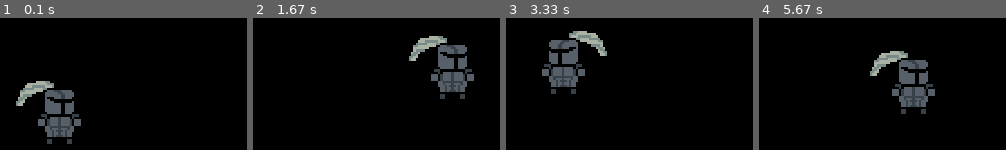
Above: before the commit, frames 1-4 (left to right).
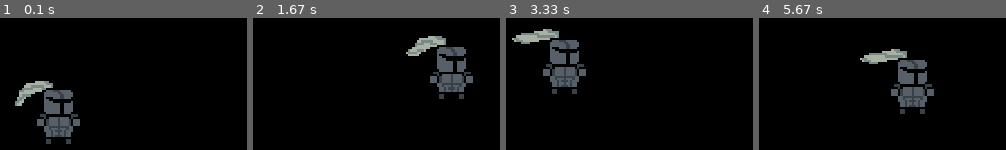
Above: after the commit, the same moments.

Repository: OtavioDayrots/Dark_Souls4
Game: pygame game, started from Trabalho PyGame/Projeto Dark Souls do gpt/teste do GPT.py
Same seed, same stepped clock (60 frames per second), same inputs: the game is played once before the commit and once after it.
Inputs:
- Up to frame 1 (0.1 s): no input
- Up to frame 2 (1.67 s): hold Right 0.33-0.8 s; hold Up 0.83-1.13 s; hold Right 1.17-1.63 s
- Up to frame 3 (3.33 s): hold Left 1.67-2.2 s; hold Down 2.23-2.53 s; hold Left 2.57-2.97 s; hold Up from 3 s (still down)
- Up to frame 4 (5.67 s): release Up at 3.37 s; hold Right 3.4-4.03 s; hold Down 4.07-4.43 s; hold Left 4.47-4.93 s; hold Right 4.97-5.43 s; hold Up from 5.47 s (still down)

The runs differ from the first frame. In frame 1, 1.1% of the frame differs, in the area x 6-33%, y 47-96%; in frame 2, 2.8%; in frame 3, 4.1%, in the area x 2-41%, y 8-58%; in frame 4, 2.1%.

Commit message:
Luiz(edição)

Diff:
--- a/Trabalho PyGame/Projeto Dark Souls do gpt/teste do GPT.py
+++ b/Trabalho PyGame/Projeto Dark Souls do gpt/teste do GPT.py
@@ -5,28 +5,26 @@
 pygame.init()
 
 # Configurações da tela
-screen_width = 800  # Largura da tela
-screen_height = 600  # Altura da tela
-screen = pygame.display.set_mode((screen_width, screen_height))  # Cria a tela
-pygame.display.set_caption("Animação de Movimento")  # Título da janela
+screen_width = 800
+screen_height = 600
+screen = pygame.display.set_mode((screen_width, screen_height))
+pygame.display.set_caption("Animação de Movimento")
 
 # Cores
-BLACK = (0, 0, 0)  # Define a cor preta
+BLACK = (0, 0, 0)
 
 # Fator de escala para o personagem
-scale_factor = 1.75  # Ajuste para aumentar ou diminuir o tamanho do personagem
+scale_factor = 1.75
 
 # Configurações do personagem
 class Player:
     def __init__(self):
-
         # Carrega e escala as imagens de idle para a esquerda
         self.images_idle_left = [pygame.transform.scale(pygame.image.load("Trabalho PyGame/Projeto Dark Souls do gpt/spr_hero_leftidle0.png"), (int(64 * scale_factor), int(64 * scale_factor))),
                                   pygame.transform.scale(pygame.image.load("Trabalho PyGame/Projeto Dark Souls do gpt/spr_hero_leftidle1.png"), (int(64 * scale_factor), int(64 * scale_factor)))]
 
-        # Carrega e escala as imagens de idle para a direita
-        self.images_idle_right = [pygame.transform.scale(pygame.image.load("Trabalho PyGame/Projeto Dark Souls do gpt/spr_hero_rightidle0.png"), (int(64 * scale_factor), int(64 * scale_factor))),
-                                   pygame.transform.scale(pygame.image.load("Trabalho PyGame/Projeto Dark Souls do gpt/spr_hero_rightidle1.png"), (int(64 * scale_factor), int(64 * scale_factor)))]
+        # Carrega e escala as imagens de idle para a direita (espelhadas)
+        self.images_idle_right = [pygame.transform.flip(img, True, False) for img in self.images_idle_left]
 
         # Carrega e escala as imagens de corrida para a esquerda
         self.images_run_left = [pygame.transform.scale(pygame.image.load("Trabalho PyGame/Projeto Dark Souls do gpt/spr_hero_leftrun0.png"), (int(64 * scale_factor), int(64 * scale_factor))),
@@ -34,106 +32,105 @@
                                 pygame.transform.scale(pygame.image.load("Trabalho PyGame/Projeto Dark Souls do gpt/spr_hero_leftrun2.png"), (int(64 * scale_factor), int(64 * scale_factor))),
                                 pygame.transform.scale(pygame.image.load("Trabalho PyGame/Projeto Dark Souls do gpt/spr_hero_leftrun3.png"), (int(64 * scale_factor), int(64 * scale_factor)))]
 
-        # Carrega e escala as imagens de corrida para a direita
-        self.images_run_right = [pygame.transform.scale(pygame.image.load("Trabalho PyGame/Projeto Dark Souls do gpt/spr_hero_rightrun0.png"), (int(64 * scale_factor), int(64 * scale_factor))),
-                                 pygame.transform.scale(pygame.image.load("Trabalho PyGame/Projeto Dark Souls do gpt/spr_hero_rightrun1.png"), (int(64 * scale_factor), int(64 * scale_factor))),
-                                 pygame.transform.scale(pygame.image.load("Trabalho PyGame/Projeto Dark Souls do gpt/spr_hero_rightrun2.png"), (int(64 * scale_factor), int(64 * scale_factor))),
-                                 pygame.transform.scale(pygame.image.load("Trabalho PyGame/Projeto Dark Souls do gpt/spr_hero_rightrun3.png"), (int(64 * scale_factor), int(64 * scale_factor)))]
 
-        self.images_idle_top = [pygame.transform.scale(pygame.image.load("Trabalho PyGame/Projeto Dark Souls do gpt/spr_hero_leftidle0.png"), (int(64 * scale_factor), int(64 * scale_factor))),
-                                  pygame.transform.scale(pygame.image.load("Trabalho PyGame/Projeto Dark Souls do gpt/spr_hero_leftidle1.png"), (int(64 * scale_factor), int(64 * scale_factor)))]
+        # Carrega e escala as imagens de corrida para a direita (espelhadas)
+        self.images_run_right = [pygame.transform.flip(img, True, False) for img in self.images_run_left]
+
+        self.images_run_up =[pygame.transform.scale(pygame.image.load("Trabalho PyGame/Projeto Dark Souls do gpt/spr_hero_leftrun0.png"), (int(64 * scale_factor), int(64 * scale_factor))),
+                                pygame.transform.scale(pygame.image.load("Trabalho PyGame/Projeto Dark Souls do gpt/spr_hero_leftrun1.png"), (int(64 * scale_factor), int(64 * scale_factor))),
+                                pygame.transform.scale(pygame.image.load("Trabalho PyGame/Projeto Dark Souls do gpt/spr_hero_leftrun2.png"), (int(64 * scale_factor), int(64 * scale_factor))),
+                                pygame.transform.scale(pygame.image.load("Trabalho PyGame/Projeto Dark Souls do gpt/spr_hero_leftrun3.png"), (int(64 * scale_factor), int(64 * scale_factor)))]
+
+        # Carrega e escala as imagens de corrida para baixo (você pode usar imagens específicas se tiver)
+        self.images_run_down = [pygame.transform.scale(pygame.image.load("Trabalho PyGame/Projeto Dark Souls do gpt/spr_hero_leftidle0.png"), (int(64 * scale_factor), int(64 * scale_factor))),
+                                pygame.transform.scale(pygame.image.load("Trabalho PyGame/Projeto Dark Souls do gpt/spr_hero_leftidle1.png"), (int(64 * scale_factor), int(64 * scale_factor)))]
 
 
 
-        # Define a imagem inicial e a posição do personagem
+        # Inicializa a imagem e a posição do personagem
         self.image = self.images_idle_right[0]
-        self.rect = self.image.get_rect(center=(screen_width // 2, screen_height // 2))  # Centraliza o personagem
-        self.speed = 5  # Velocidade do personagem
-        self.direction = "right"  # Direção inicial
-        self.is_running = False  # Indica se o personagem está correndo
-        self.idle_frame = 0  # Contador de frames para animação de idle
-        self.run_frame = 0  # Contador de frames para animação de corrida
-        self.clock = pygame.time.Clock()  # Controle de FPS
-        self.frame_counter = 0  # Contador de frames para animações
-        self.run_frame_counter = 0  # Contador específico para animação de corrida
+        self.rect = self.image.get_rect(center=(screen_width // 2, screen_height // 2))
+        self.speed = 5
+        self.direction = "right"
+        self.is_running = False
+        self.idle_frame = 0
+        self.run_frame = 0
+        self.clock = pygame.time.Clock()
+        self.frame_counter = 0
+        self.run_frame_counter = 0
 
     def update(self):
-        keys = pygame.key.get_pressed()  # Captura as teclas pressionadas
-        self.is_running = False  # Reseta o estado de corrida
+        keys = pygame.key.get_pressed()
+        self.is_running = False
 
-        # Movimenta o personagem baseado nas teclas pressionadas
         if keys[pygame.K_LEFT]:
-            self.rect.x -= self.speed  # Move para a esquerda
-            self.direction = "left"  # Atualiza a direção
-            self.is_running = True  # Indica que está correndo
+            self.rect.x -= self.speed
+            self.direction = "left"
+            self.is_running = True
         elif keys[pygame.K_RIGHT]:
-            self.rect.x += self.speed  # Move para a direita
-            self.direction = "right"  # Atualiza a direção
-            self.is_running = True  # Indica que está correndo
+            self.rect.x += self.speed
+            self.direction = "right"
+            self.is_running = True
         if keys[pygame.K_UP]:
-            self.rect.y -= self.speed  # Move para cima
+            self.rect.y -= self.speed
+            self.direction = "up"
+            self.is_running = True
         if keys[pygame.K_DOWN]:
-            self.rect.y += self.speed  # Move para baixo
+            self.rect.y += self.speed
+            self.direction = "down"
+            self.is_running = True
 
-        # Atualiza a imagem com base no estado de corrida
         if self.is_running:
-            self.run_frame_counter += 1  # Incrementa o contador de frames de corrida
-            if self.run_frame_counter >= 5:  # Controla a velocidade da animação
+            self.run_frame_counter += 1
+            if self.run_frame_counter >= 5:
                 if self.direction == "left":
-                    self.image = self.images_run_left[self.run_frame % len(self.images_run_left)]  # Atualiza imagem de corrida para a esquerda
+                    self.image = self.images_run_left[self.run_frame % len(self.images_run_left)]
                 else:
-                    self.image = self.images_run_right[self.run_frame % len(self.images_run_right)]  # Atualiza imagem de corrida para a direita
-                self.run_frame += 1  # Avança para o próximo frame
-                self.run_frame_counter = 0  # Reseta o contador de frames de corrida
+                    self.image = self.images_run_right[self.run_frame % len(self.images_run_right)]
+                self.run_frame += 1
+                self.run_frame_counter = 0
         else:
-            self.run_frame_counter = 0  # Reseta o contador de corrida quando não está correndo
-            # Atualiza a imagem de idle com base na direção
+            self.run_frame_counter = 0
             if self.direction == "left":
                 self.image = self.images_idle_left[self.idle_frame % len(self.images_idle_left)]
-                self.frame_counter += 1  # Incrementa o contador de frames de idle
+                self.frame_counter += 1
                 if self.frame_counter >= 10:
-                    self.idle_frame += 1  # Avança para o próximo frame de idle
-                    self.frame_counter = 0  # Reseta o contador
+                    self.idle_frame += 1
+                    self.frame_counter = 0
             else:
                 self.image = self.images_idle_right[self.idle_frame % len(self.images_idle_right)]
-                self.frame_counter += 1  # Incrementa o contador de frames de idle
+                self.frame_counter += 1
                 if self.frame_counter >= 10:
-                    self.idle_frame += 1  # Avança para o próximo frame de idle
-                    self.frame_counter = 0  # Reseta o contador
+                    self.idle_frame += 1
+                    self.frame_counter = 0
 
-        # Reseta os frames quando chega no fim da animação
         if not self.is_running:
             if self.idle_frame >= len(self.images_idle_left):
-                self.idle_frame = 0  # Reseta o contador de idle
+                self.idle_frame = 0
         else:
             if self.run_frame >= len(self.images_run_left):
-                self.run_frame = 0  # Reseta o contador de corrida
+                self.run_frame = 0
 
     def draw(self, surface):
-        surface.blit(self.image, self.rect)  # Desenha o personagem na tela
+        surface.blit(self.image, self.rect)
 
 # Loop principal do jogo
 def main():
-    player = Player()  # Cria uma instância do jogador
+    player = Player()
 
-    while True:  # Loop principal do jogo
-        for event in pygame.event.get():  # Processa eventos
+    while True:
+        for event in pygame.event.get():
             if event.type == pygame.QUIT:
-                pygame.quit()  # Fecha o Pygame
-                sys.exit()  # Sai do sistema
+                pygame.quit()
+                sys.exit()
 
-        # Atualiza o estado do jogador
         player.update()
 
-        # Preenche a tela com a cor preta
         screen.fill(BLACK)
-
-        # Desenha o jogador
         player.draw(screen)
 
-        # Atualiza a tela
-        pygame.display.flip()  # Atualiza o display
-        player.clock.tick(30)  # Controla a taxa de quadros por segundo
+        pygame.display.flip()
+        player.clock.tick(30)
 
 if __name__ == "__main__":
-    main()  # Chama a função principal
+    main()
--- a/base_otavio/espelhamento.py
+++ /dev/null
@@ -1,10 +0,0 @@
-import os
-import pygame
-import sys
-import random
-
-
-image = pygame.image.load('minha_imagem.png')
-
-# Espelhar a imagem horizontalmente (True para espelhamento horizontal, False para vertical)
-flipped_image = pygame.transform.flip(image, True, False)
